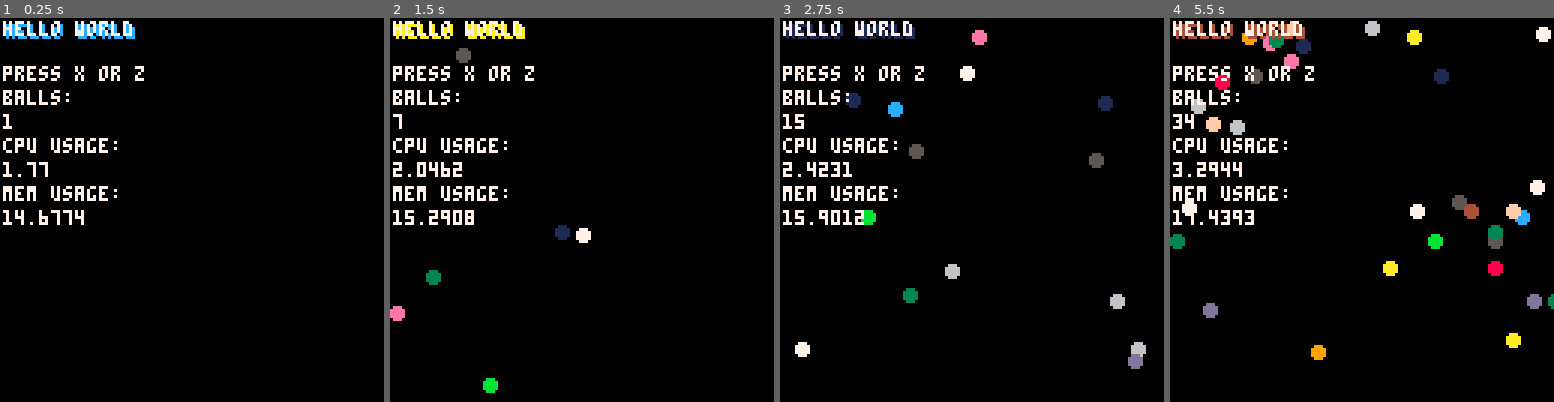
Above: before the commit, frames 1-4 (left to right).
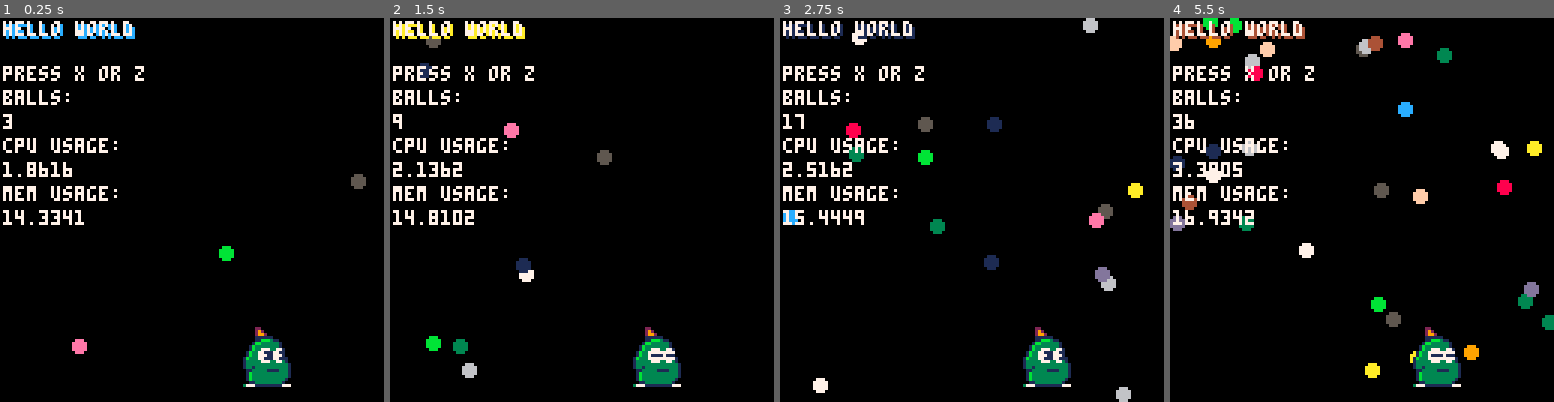
Above: after the commit, the same moments.

Repository: zach2good/PICO-8
Game: PICO-8 cartridge hello.p8
Same seed, same stepped clock (60 frames per second), same inputs: the game is played once before the commit and once after it.
Inputs:
- Up to frame 1 (0.25 s): no input
- Up to frame 2 (1.5 s): tap X (X key) at 0.33, 1.07 s; tap O (Z key) at 0.7 s
- Up to frame 3 (2.75 s): tap O (Z key) at 1.7, 2.1, 2.5 s; tap X (X key) at 1.85 s
- Up to frame 4 (5.5 s): tap O (Z key) every 0.4 s from 2.9 to 5.3 s; tap X (X key) at 2.97, 4.08, 5.2 s

The runs differ from the first frame. In frame 1, 2.2% of the frame differs, in the area x 1-96%, y 25-97%; in frame 2, 3.4%; in frame 3, 5.5%; in frame 4, 8.8%, in the area x 0-100%, y 0-97%.

Commit message:
Added Mr. Gimmick

Diff:
--- a/hello.p8
+++ b/hello.p8
@@ -13,40 +13,34 @@
 
 balls = {}
 
-sprite_1 = {frame = 0, x = 10, y = 10, flip = false}
-sprite_2 = {frame = 1, x = 10, y = 10, flip = false}
-sprite_3 = {frame = 2, x = 10, y = 10, flip = false}
-sprite_4 = {frame = 3, x = 10, y = 10, flip = false}
-sprite_5 = {frame = 4, x = 10, y = 10, flip = false}
-
-sprites = {sprite_1, sprite_2, sprite_3, sprite_4, sprite_5}
+sprite_1 = {frame = 0, x_size = 3, y_size = 3}
+sprite_2 = {frame = 3, x_size = 3, y_size = 3}
+
+actor = {sprites = {sprite_1, sprite_2}}
 
 sound = {bounce=0}
 
 start_time = time()
 
+t = 0
+
 --------------------
 -- main funcs
 --------------------
 function _init()
 
-	add(
-    balls,
-    {
-      x=rnd(127),
-      y=rnd(127),
-      size=2,
-      x_dir=(rnd(8)-4),
-      y_dir=(rnd(8)-4),
-      color=randfromtable(colors)
-    })
+	addball()
+	addball()
+	addball()
 
 end
 
 function _update()
 
+ t += 1
+
 	if btn(4) or btn(5) then
-	addball()
+		addball()
  end
 
   for i = 1, count(balls) do
@@ -66,8 +60,6 @@
     draw_ball(balls[i])
  end
 
- start_time = time()
-
 	-- text
 	print("hello world", 2, 2, rnd(16))
 	print("hello world", 1, 1, colors.white)
@@ -82,6 +74,21 @@
 
 	print("mem usage:", 1, 7 * 8, colors.white)
 	print((stat(0)/256) * 100, 1, 8 * 8, colors.white)
+
+  print("", 1, 9 * 8, colors.white) --hacky to get info to print nicely
+  info()
+
+	-- mr gimmick blinking
+	if t < 40 then
+	spr(0, 40 + 40, screen.h - 24, 3, 3)
+	else
+	spr(3, 40 + 40, screen.h - 24, 3, 3)
+	end
+
+	-- reset ticks
+	if t > 60 then
+	t = 0
+	end
 
 end
 
@@ -101,9 +108,6 @@
     })
 end
 
-function draw_sprite(_sprite)
- spr(_sprite.frame, _sprite.x, _sprite.y, 1, 1, _sprite.flip)
-end
 
 function draw_ball(_ball)
 	circfill(_ball.x, _ball.y, _ball.size, _ball.color)
Not shown, changed: 20 lines of the sprite sheet (__gfx__) section of hello.p8
Not shown, added: img/27344.png
Not shown, changed: img/hw.gif
